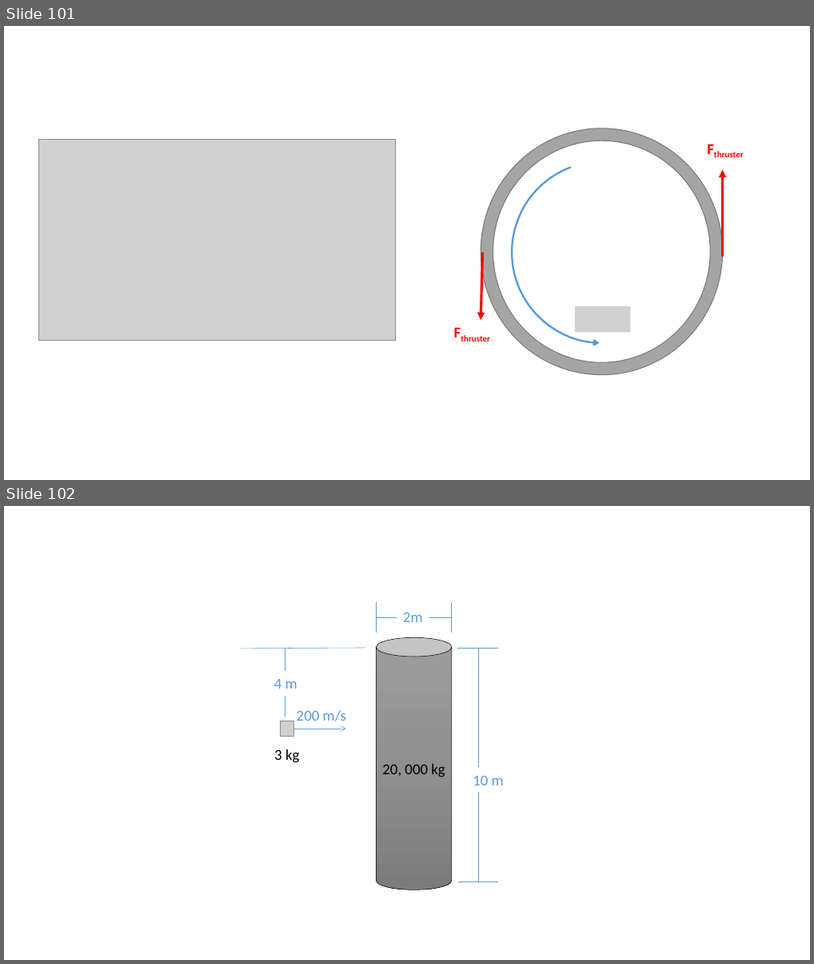
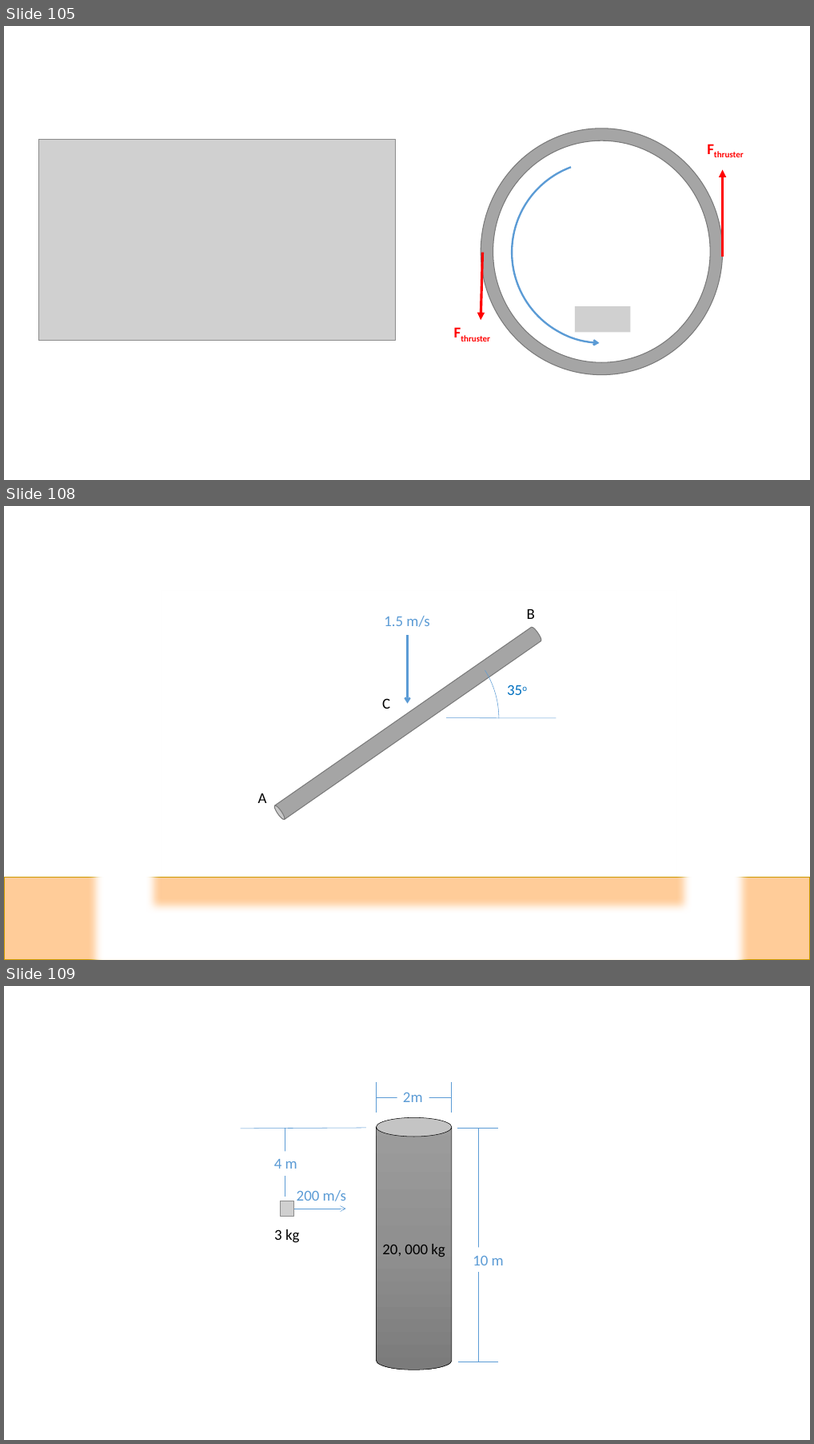
Before and after one commit to JacobMoore/mechanics_textbook, a slide deck: Homework Problems/Homework_Diagrams.pptx. Shown one above the other, each under a label of ours: slides 101 and 102 before the commit, slides 105, 108 and 109 after it; the slides between them are not shown. The pictures are 814x964 and 814x1444 pixels, drawn with LibreOffice and Linux fonts; fonts in the diff are those of the drawing; grey boxes stand for pictures. Boxes give left, top, right and bottom in pixels: in the first picture for what was removed or moved away, otherwise in the second. Text is boxed around its words. In the diff, an @@ line names an element or a change of style, - is before the commit and + after.

```diff
--- a/Homework Problems/Homework_Diagrams.pptx
+++ b/Homework Problems/Homework_Diagrams.pptx
@@ slide 108 added at box(4, 506, 810, 960), background #FFFFFF @@
@@ frame added at box(89, 518, 750, 960), fill #FFFFFF @@
@@ text added at box(384, 616, 430, 627), 18 pt, text #5B9BD5 @@
+1.5 m/s
@@ text added at box(527, 609, 535, 619), 18 pt, text #000000 @@
+B
@@ cylinder added at box(273, 626, 543, 820), fill #A5A5A5, outline #7A7A7A 1 pt @@
@@ arc (boxed as its full ellipse) added at box(318, 628, 499, 809), outline #5B9BD5 0.5 pt @@
@@ arrow added from (407, 635) to (407, 704), #5B9BD5 2.25 pt @@
@@ text added at box(502, 677, 534, 701), 18 pt, text #0070C0 @@
+35o
@@ text added at box(382, 698, 390, 708), 18 pt, text #000000 @@
+C
@@ line added from (447, 718) to (556, 718), #5B9BD5 0.5 pt @@
@@ text added at box(258, 793, 267, 803), 18 pt, text #000000 @@
+A
@@ rectangle added at box(4, 877, 810, 960), fill #FFCC99, outline #CC9900 1 pt @@
@@ what was slide 101 is now slide 105 @@
@@ what was slide 102 is now slide 109 @@
```
Also in this commit, not shown: 6 other slides added, 17 other files.
